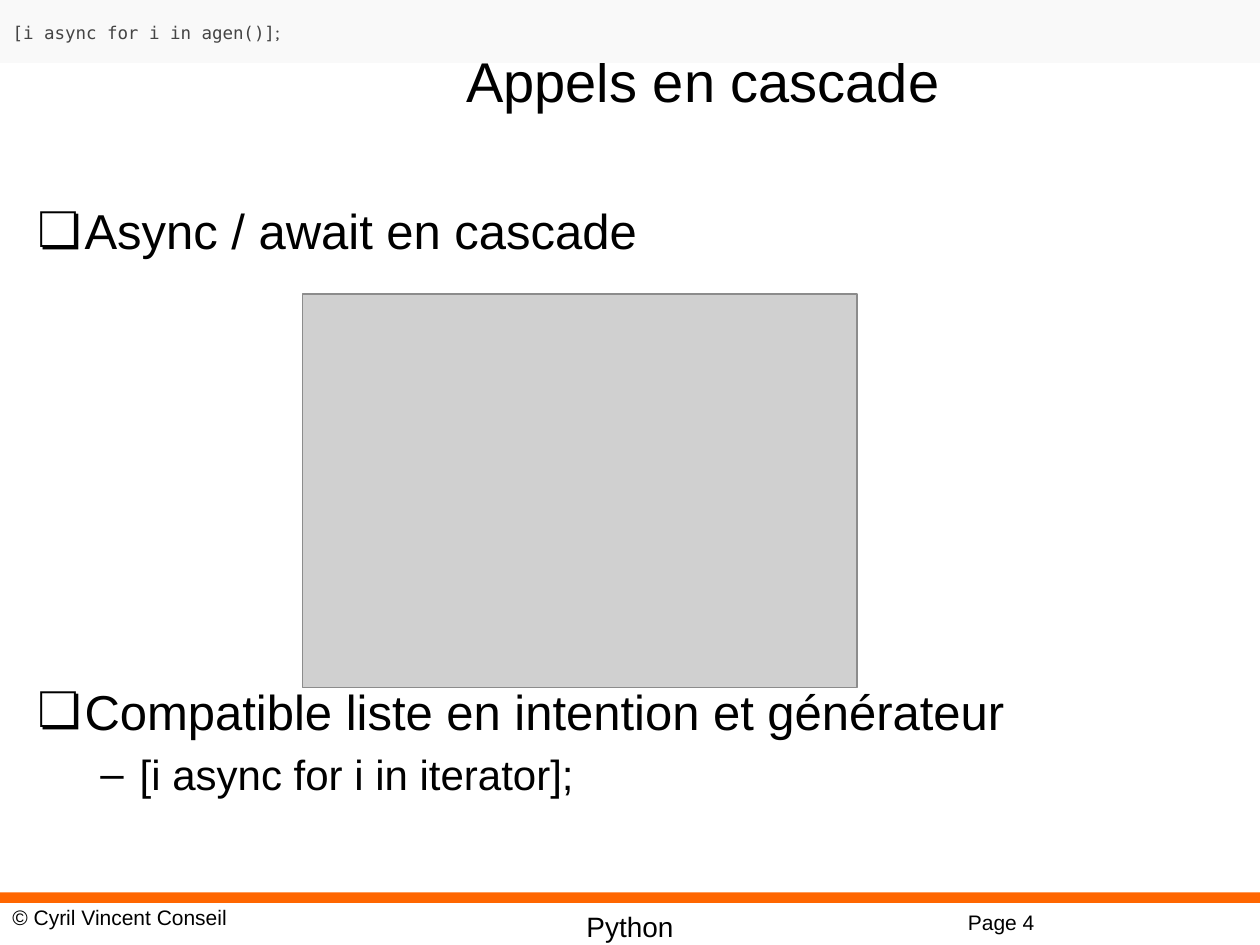
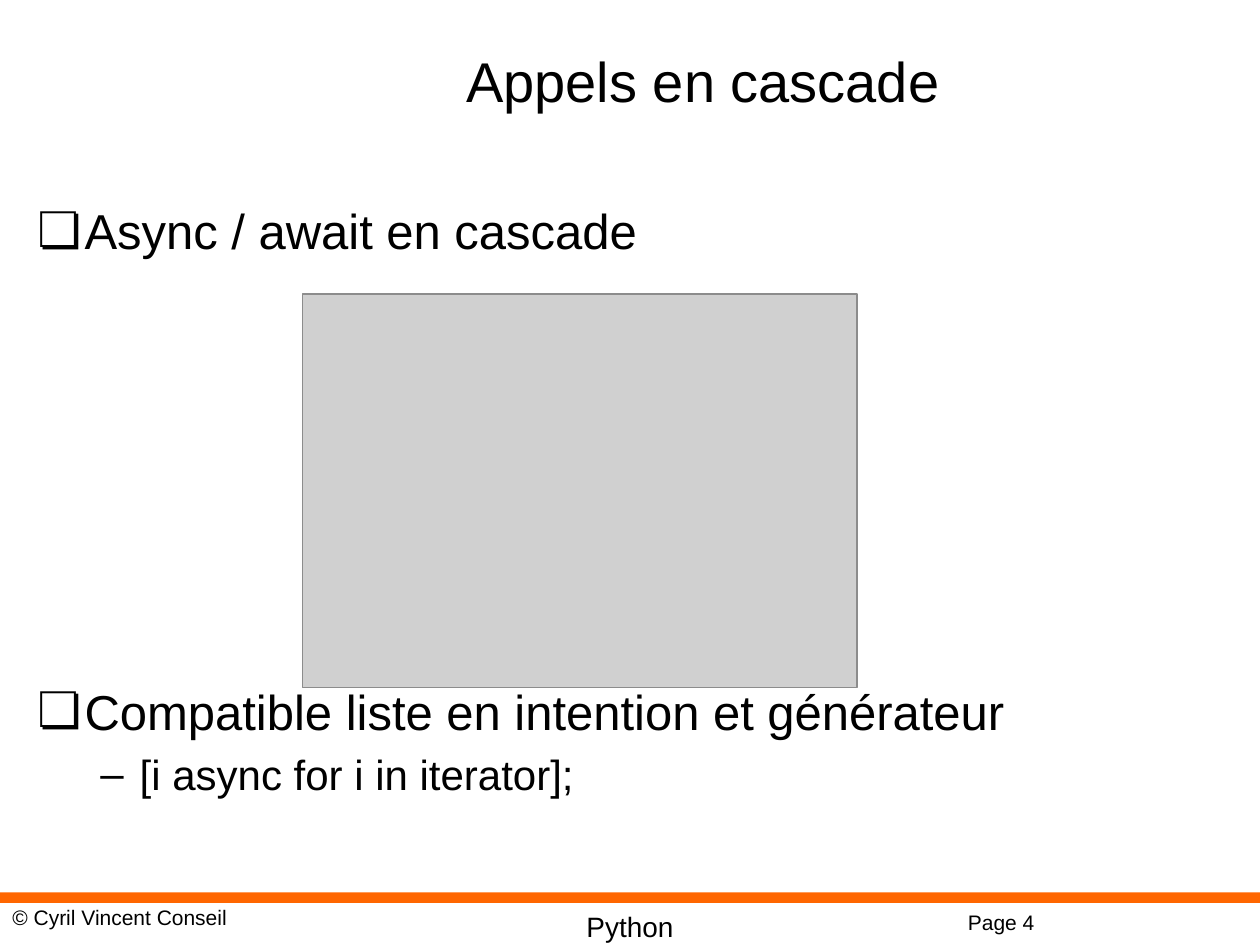
Before and after one commit to cyrilvincent/python, a slide deck: slide 4 of Python21-Threading.pptx. Drawn at 1260x945 pixels with LibreOffice and Linux fonts; fonts in the diff are those of the drawing; grey boxes stand for pictures; background and template pictures are left out. Boxes give left, top, right and bottom in pixels: in the first picture for what was removed or moved away, otherwise in the second. Text is boxed around its words. In the diff, an @@ line names an element or a change of style, - is before the commit and + after.

```diff
--- a/Python21-Threading.pptx
+++ b/Python21-Threading.pptx
@@ text removed at bbox=[13, 25, 276, 43] @@
-[i async for i in agen()];
```
Also in this commit, not shown: 1 slide added, 3 other files.
